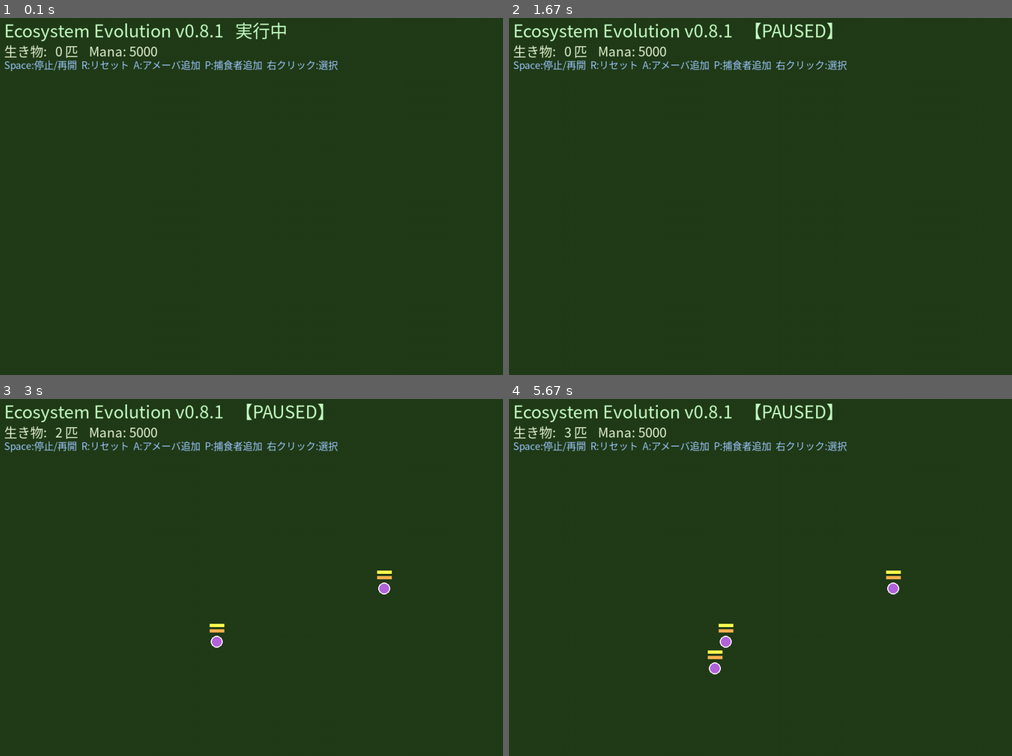
Above: before the commit, frames 1-4 (two rows, left to right).
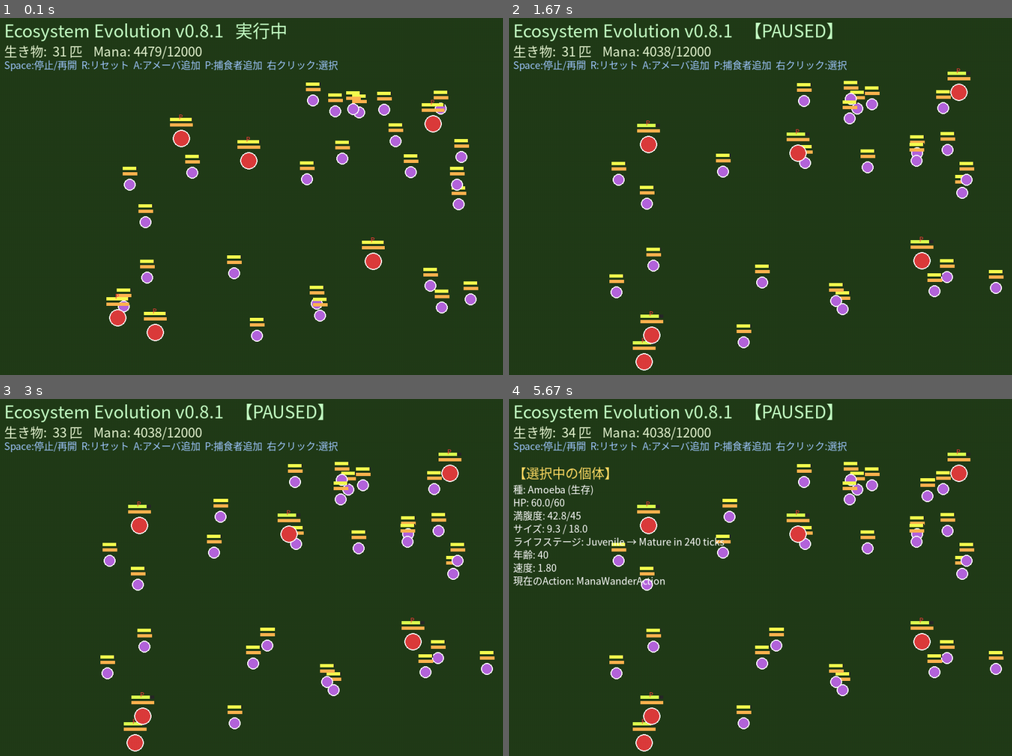
Above: after the commit, the same moments.

Repository: illuaStudio/ecosystem_evo
Game: pygame game, started from main.py
Two runs of this game, one before a commit and one after it. Both use one fixed random seed, a clock stepped at 60 frames per second and the inputs below.
Inputs (mouse positions are in pixels of both pictures, inside the frame that each line leads up to):
- Up to frame 1 (0.1 s): no input
- Up to frame 2 (1.67 s): tap Enter at 0.33 s; tap Space at 0.67 s
- Up to frame 3 (3 s): hold A 2-2.53 s; move the mouse to (362, 631) at 2.03 s; hold A 2.57-2.97 s; move the mouse to (306, 459) at 2.6 s
- Up to frame 4 (5.67 s): click (775, 702) at 3.05 s; click (785, 527) at 3.38 s; hold A 3.67-4.3 s; move the mouse to (720, 513) at 3.7 s; click (574, 506) at 4.88 s; tap Esc at 5.17 s; right-click (614, 545) at 5.55 s

The runs differ from the first frame. In frame 1, 4.9% of the frame differs, in the area x 10-96%, y 7-91%; in frame 2, 4.8%; in frame 3, 5.4%; in frame 4, 7.5%, in the area x 0-99%, y 7-99%.

Commit message:
ワールドの見直し、マナ総量をワールドJSONへ、マナの自然回復

Diff:
--- a/actions.py
+++ b/actions.py
@@ -86,11 +86,11 @@
         # Amoeba: params.mana_absorption_rate（traits には置かない）
         rate = float(self.params["mana_absorption_rate"])
         room = cap - creature.satiety
-        absorbed = min(rate, room, creature.world.mana)
+        want = min(rate, room)
+        absorbed = creature.world.consume_mana(want)
         if absorbed <= 0:
             return
 
-        creature.world.mana -= absorbed
         creature.satiety += absorbed
 
     def calculate_utility(self, creature) -> float:
--- a/config.py
+++ /dev/null
@@ -1,53 +0,0 @@
-# config.py
-import json
-from pathlib import Path
-from typing import Dict
-
-
-class Config:
-    def __init__(self):
-        self.base_path = Path(__file__).parent / "config"
-
-        # ゲーム全体設定
-        self.game = self._load("game.json")
-
-        # ワールド設定
-        self.worlds = self._load_all("worlds")
-
-        # 種族設定（Speciesクラスで使用）
-        self.species = self._load_all("species")
-
-    def _load(self, filename: str) -> Dict:
-        """単一のJSONファイルを読み込む"""
-        path = self.base_path / filename
-        with open(path, encoding='utf-8') as f:
-            return json.load(f)
-
-    def _load_all(self, folder: str) -> Dict:
-        """指定フォルダ内のすべてのJSONを name をキーにして読み込む"""
-        data = {}
-        folder_path = self.base_path / folder
-        if not folder_path.exists():
-            print(f"警告: {folder_path} フォルダが見つかりません")
-            return data
-
-        for json_file in folder_path.glob("*.json"):
-            with open(json_file, encoding='utf-8') as f:
-                item = json.load(f)
-                if "name" in item:
-                    data[item["name"]] = item
-                else:
-                    print(f"警告: {json_file.name} に 'name' キーがありません")
-        return data
-
-    def get_world(self, name: str = "Grassland"):
-        """ワールドデータを取得"""
-        return self.worlds.get(name, self.worlds.get("Grassland"))
-
-    def get_species(self, name: str = "Amoeba"):
-        """種族データを取得（Species.createで使用）"""
-        return self.species.get(name, self.species.get("Amoeba"))
-
-
-# グローバルインスタンス
-config = Config()
--- /dev/null
+++ b/config/__init__.py
@@ -0,0 +1,62 @@
+# config パッケージ: game.json / worlds / species を読み込む
+import json
+from pathlib import Path
+from typing import Dict, Optional
+
+
+class Config:
+    def __init__(self):
+        # このファイルと同じディレクトリ (config/) がデータルート
+        self.base_path = Path(__file__).resolve().parent
+
+        self.game = self._load("game.json")
+        self.worlds = self._load_all("worlds")
+        self.species = self._load_all("species")
+
+    def _load(self, filename: str) -> Dict:
+        path = self.base_path / filename
+        with open(path, encoding="utf-8") as f:
+            return json.load(f)
+
+    def _load_all(self, folder: str) -> Dict:
+        data = {}
+        folder_path = self.base_path / folder
+        if not folder_path.exists():
+            print(f"警告: {folder_path} フォルダが見つかりません")
+            return data
+
+        for json_file in sorted(folder_path.glob("*.json")):
+            try:
+                with open(json_file, encoding="utf-8") as f:
+                    item = json.load(f)
+            except (json.JSONDecodeError, OSError) as e:
+                print(f"警告: {json_file.name} の読み込みに失敗: {e}")
+                continue
+            if "name" in item:
+                data[item["name"]] = item
+            else:
+                print(f"警告: {json_file.name} に 'name' キーがありません")
+        return data
+
+    def get_world(self, name: str = "Grassland") -> Optional[Dict]:
+        if name in self.worlds:
+            return self.worlds[name]
+        lower = name.lower()
+        for key, value in self.worlds.items():
+            if key.lower() == lower:
+                return value
+        if "Grassland" in self.worlds:
+            return self.worlds["Grassland"]
+        return next(iter(self.worlds.values()), None)
+
+    def get_species(self, name: str = "Amoeba") -> Dict:
+        if name in self.species:
+            return self.species[name]
+        lower = name.lower()
+        for key, value in self.species.items():
+            if key.lower() == lower:
+                return value
+        return self.species.get("Amoeba", next(iter(self.species.values()), {}))
+
+
+config = Config()
--- a/config/worlds/grassland.json
+++ /dev/null
@@ -1,9 +0,0 @@
-{
-  "name": "Grassland",
-  "display_name": "草原の生態系",
-  "world_width": 500,
-  "world_height": 500,
-  "background_color": [34, 60, 25],
-  "initial_amoeba": 0,
-  "initial_predator": 0
-}
--- /dev/null
+++ b/config/worlds/world.json
@@ -0,0 +1,24 @@
+{
+    "name": "Grassland",
+    "display_name": "草原の生態系",
+    "world_width": 800,
+    "world_height": 600,
+    "background_color": [34, 60, 25],
+
+    "mana": {
+      "initial": 4500.0,
+      "max": 12000.0,
+      "regen_rate": 0.8
+    },
+
+    "initial_entities": {
+      "Amoeba": 25,
+      "Herbivore": 12,
+      "Predator": 6
+    },
+
+    "environment": {
+      "temperature": 22.0,
+      "humidity": 65.0
+    }
+  }
--- a/renderer.py
+++ b/renderer.py
@@ -69,7 +69,8 @@
 
         mana_label = ""
         if hasattr(camera, "world") and camera.world:
-            mana_label = f"    Mana: {camera.world.mana:.0f}"
+            w = camera.world
+            mana_label = f"    Mana: {w.mana:.0f}/{w.max_mana:.0f}"
         self.screen.blit(self.font.render(
             f"生き物: {len(creatures):3d} 匹{mana_label}",
             True, (230, 245, 210)), (15, 55))
--- a/world.py
+++ b/world.py
@@ -1,71 +1,159 @@
 # world.py
+import json
 import math
-from typing import List, Tuple
+from pathlib import Path
+from typing import Dict, List, Optional, Tuple, Union
 
 from config import config
 from creature_factory import CreatureFactory
 
 
 class World:
-    """ゲーム世界全体を管理"""
+    """ゲーム世界全体を管理。設定は config/worlds/*.json から読み込む。
+
+    Grassland.json の例:
+        {
+          "name": "Grassland",
+          "display_name": "草原の生態系",
+          "world_width": 800,
+          "world_height": 600,
+          "background_color": [34, 60, 25],
+          "mana": { "initial": 4500.0, "max": 12000.0, "regen_rate": 0.8 },
+          "initial_entities": { "Amoeba": 25, "Predator": 6 },
+          "environment": { "temperature": 22.0, "humidity": 65.0 }
+        }
+
+    初期化:
+        world = World("Grassland")           # config から name で取得
+        world = World.from_json(path_or_dict)  # ファイルまたは dict から直接
+    """
 
     def __init__(self, world_name: str = "Grassland"):
-        # worldsフォルダからワールドデータを読み込み
         world_data = config.get_world(world_name)
+        if not world_data:
+            world_data = self._load_world_file(world_name)
+        if not world_data:
+            raise ValueError(
+                f"ワールド '{world_name}' が見つかりません。"
+                f" config/worlds/*.json を確認してください。"
+            )
+        self._init_from_data(world_data)
 
+    @staticmethod
+    def _load_world_file(world_name: str) -> Optional[Dict]:
+        """config キャッシュに無い場合のフォールバック読み込み"""
+        worlds_dir = config.base_path / "worlds"
+        for candidate in (
+            worlds_dir / f"{world_name}.json",
+            worlds_dir / f"{world_name.lower()}.json",
+        ):
+            if candidate.exists():
+                with open(candidate, encoding="utf-8") as f:
+                    return json.load(f)
+        return None
+
+    @classmethod
+    def from_json(cls, source: Union[str, Path, Dict]) -> "World":
+        """JSON ファイルパスまたは辞書から World を構築する。"""
+        if isinstance(source, dict):
+            world = cls.__new__(cls)
+            world._init_from_data(source)
+            return world
+
+        path = Path(source)
+        with open(path, encoding="utf-8") as f:
+            data = json.load(f)
+        return cls.from_json(data)
+
+    def _init_from_data(self, world_data: Dict) -> None:
         self.name = world_data["name"]
         self.display_name = world_data.get("display_name", self.name)
-        self.width = world_data["world_width"]
-        self.height = world_data["world_height"]
-        self.background_color = world_data.get("background_color", [34, 60, 25])
+        self.width = int(world_data["world_width"])
+        self.height = int(world_data["world_height"])
+        self.background_color = tuple(world_data.get("background_color", [34, 60, 25]))
+
+        mana_cfg = world_data.get("mana", {})
+        self.mana = float(mana_cfg.get("initial", 5000.0))
+        self.max_mana = float(mana_cfg.get("max", self.mana))
+        self.mana_regen_rate = float(mana_cfg.get("regen_rate", 0.0))
+        self.mana = min(self.mana, self.max_mana)
+
+        env = world_data.get("environment", {})
+        self.temperature = float(env.get("temperature", 20.0))
+        self.humidity = float(env.get("humidity", 50.0))
 
         self.creatures: List = []
         self.obstacles = []
         self.resources = []
 
-        # 世界全体のマナ総量（ManaWanderAction が吸収、死骸の残存バイオマスから還元）
-        # 動作確認: 死骸の緑→赤バーが捕食で急減、放置で緩やかに減少。
-        # バー0で消滅し Mana が増える。画面上部の Mana 表示で確認。
-        self.mana: float = 5000.0
+        self._spawn_initial_entities(world_data)
 
-        # 初期生物生成
+    def _spawn_initial_entities(self, world_data: Dict) -> None:
+        """initial_entities に従って生物を配置（旧 initial_amoeba 等も互換）。"""
+        initial = dict(world_data.get("initial_entities", {}))
+
+        if not initial:
+            if world_data.get("initial_amoeba"):
+                initial["Amoeba"] = world_data["initial_amoeba"]
+            if world_data.get("initial_predator"):
+                initial["Predator"] = world_data["initial_predator"]
+
         factory = CreatureFactory()
+        for species_name, count in initial.items():
+            n = int(count)
+            if n <= 0:
+                continue
+            if species_name not in config.species:
+                print(f"警告: 種族 '{species_name}' の JSON が無いためスキップします")
+                continue
+            for _ in range(n):
+                self.add_creature(factory.create(species_name, world=self))
 
-        for _ in range(world_data.get("initial_amoeba", 0)):
-            self.add_creature(factory.create("Amoeba", world=self))
-
-        for _ in range(world_data.get("initial_predator", 0)):
-            self.add_creature(factory.create("Predator", world=self))
-
-    def add_creature(self, creature):
+    def add_creature(self, creature) -> None:
         """生物を世界に追加"""
         creature.world = self
         self.creatures.append(creature)
 
-    def remove_creature(self, creature):
+    def remove_creature(self, creature) -> None:
         if creature in self.creatures:
             self.creatures.remove(creature)
 
     def return_mana_from_decomposition(self, amount: float) -> None:
-        """死骸の自然分解・捕食残りからのマナ還元。"""
+        """死骸の自然分解・捕食残りからのマナ還元（上限 max_mana）。"""
         if amount > 0:
-            self.mana += amount
+            self.mana = min(self.max_mana, self.mana + amount)
 
-    def update(self):
-        """全生物更新"""
-        for creature in self.creatures[:]:   # コピーして安全に削除
+    def consume_mana(self, amount: float) -> float:
+        """マナ吸収などで消費。実際に減らせた量を返す。"""
+        if amount <= 0 or self.mana <= 0:
+            return 0.0
+        taken = min(amount, self.mana)
+        self.mana -= taken
+        return taken
+
+    def update(self) -> None:
+        """全生物更新とマナの自然回復"""
+        if self.mana_regen_rate > 0 and self.mana < self.max_mana:
+            self.mana = min(self.max_mana, self.mana + self.mana_regen_rate)
+
+        for creature in self.creatures[:]:
             creature.update()
             if creature.is_dead():
                 self.remove_creature(creature)
 
-    def get_nearest_creature(self, pos: Tuple[float, float], species_name: str = None,
-                           max_dist: float = 9999.0, exclude=None):
+    def get_nearest_creature(
+        self,
+        pos: Tuple[float, float],
+        species_name: str = None,
+        max_dist: float = 9999.0,
+        exclude=None,
+    ):
         """最も近い対象を探す"""
         best = None
-        min_dist = float('inf')
+        min_dist = float("inf")
 
         for c in self.creatures:
-            if c is exclude or not getattr(c, 'alive', True):
+            if c is exclude or not getattr(c, "alive", True):
                 continue
             if species_name and c.species.name != species_name:
                 continue
@@ -76,4 +164,4 @@
         return best
 
     def is_valid_position(self, x: float, y: float) -> bool:
-        return (30 <= x <= self.width - 30 and 30 <= y <= self.height - 30)
+        return 30 <= x <= self.width - 30 and 30 <= y <= self.height - 30
Not shown, added: docs/Species_JSON_Spec.md
